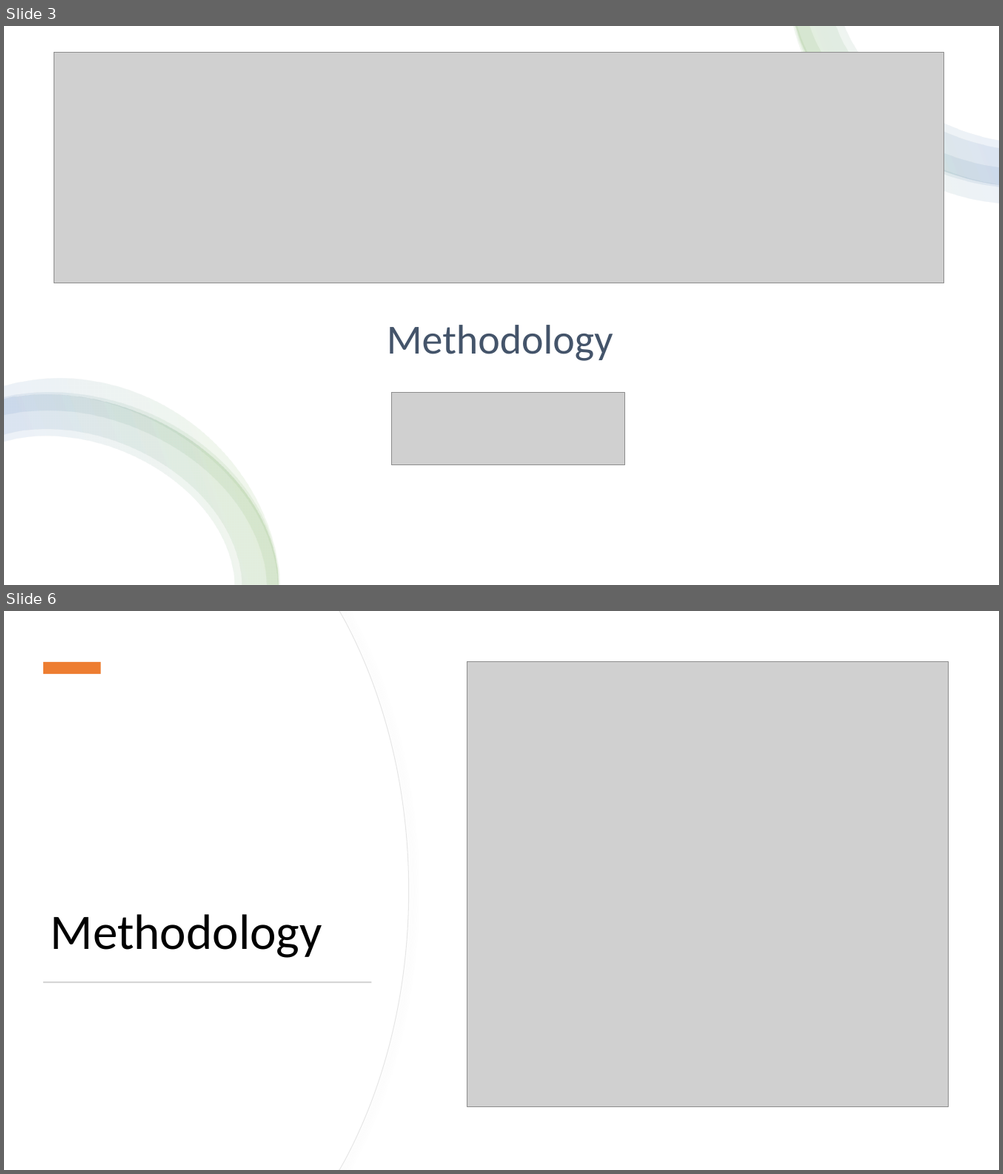
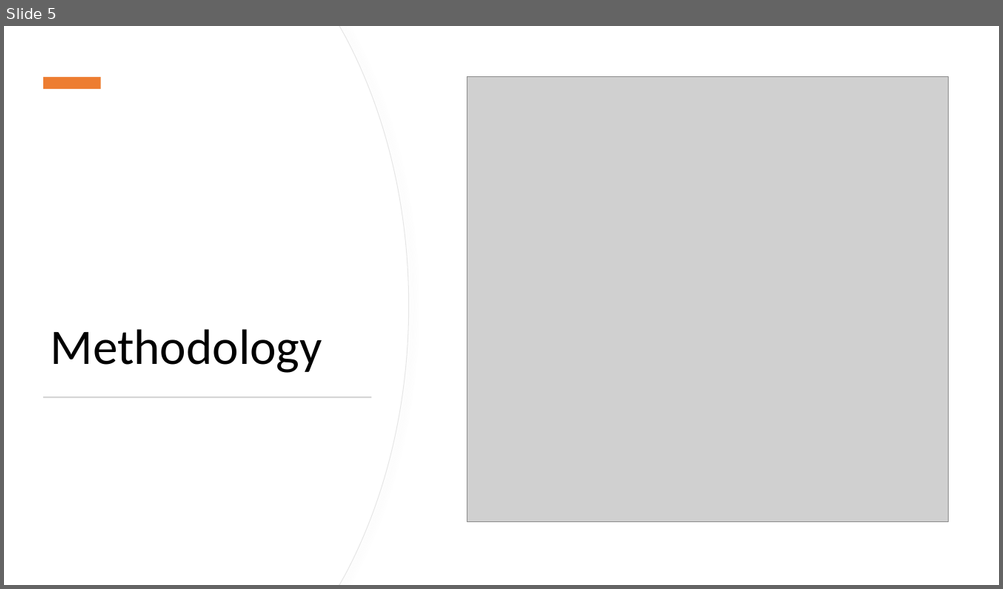
Before and after one commit to andrewqsmith/Block-Size-Optimization-for-VBASBS-Queueing-Model-for-Blockchain, a slide deck: Group Presentation.pptx. Shown one above the other, each under a label of ours: slides 3 and 6 before the commit, slide 5 after it; the slides between them are not shown. The pictures are 1003x1174 and 1003x589 pixels, drawn with LibreOffice and Linux fonts; fonts in the diff are those of the drawing; grey boxes stand for pictures. Boxes give left, top, right and bottom in pixels: in the first picture for what was removed or moved away, otherwise in the second. Text is boxed around its words. In the diff, an @@ line names an element or a change of style, - is before the commit and + after.

```diff
--- a/Group Presentation.pptx
+++ b/Group Presentation.pptx
@@ slide 3 removed at <box>4,26,999,585</box>, background #FFFFFF @@
@@ rectangle removed at <box>4,26,999,585</box> @@
@@ group removed at <box>794,26,999,203</box>: 4 freeform shapes @@
@@ picture removed at <box>54,52,944,284</box> @@
@@ title removed at <box>387,325,613,361</box> @@
-Methodology
@@ group removed at <box>4,379,279,585</box>: 4 freeform shapes @@
@@ picture removed at <box>392,393,625,466</box> @@
@@ what was slide 6 is now slide 5 @@
```
Also in this commit, not shown: 2 slides changed, 4 slides added, 4 other slides removed.
